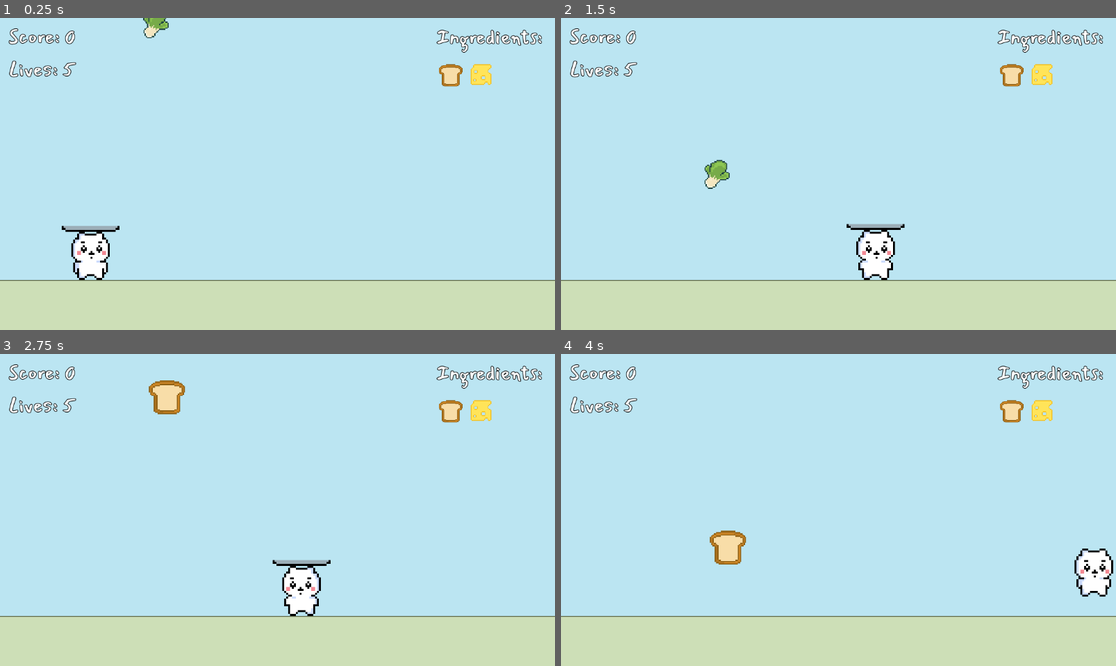
Above: before the commit, frames 1-4 (two rows, left to right).
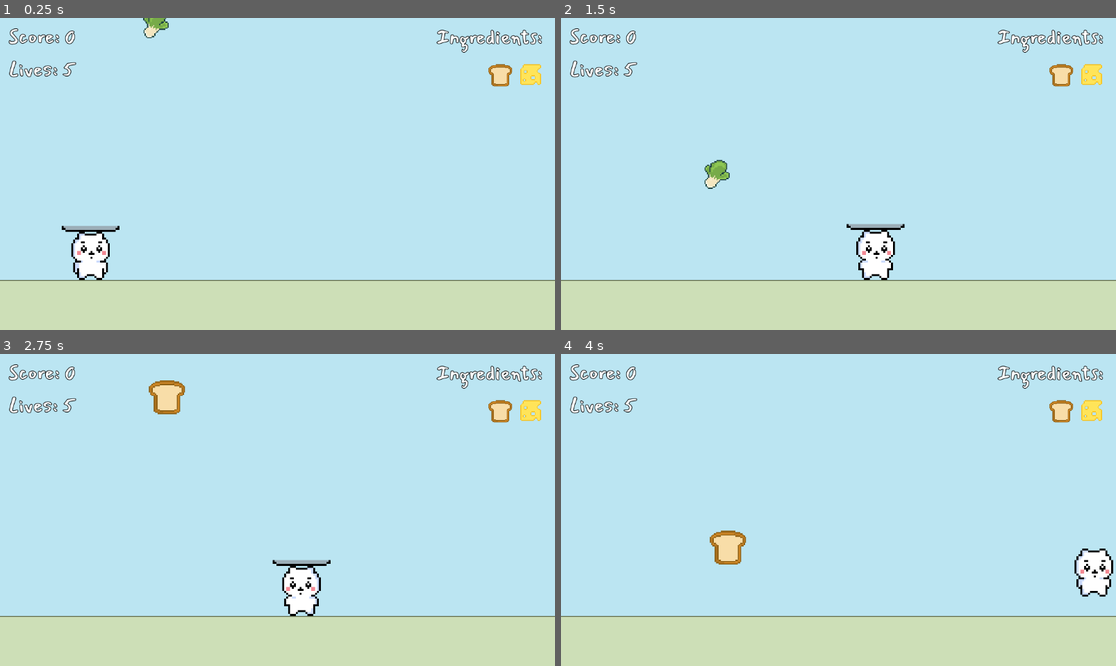
Above: after the commit, the same moments.

Repository: SilentPrincess108/Chiikawa-Platformer
Game: Godot game, scene res://scenes/temp_1.tscn
Same seed, same stepped clock (60 frames per second), same inputs: the game is played once before the commit and once after it. This scene is started directly instead of the project's main scene. Sound files missing from this copy of the repository are replaced by a short silence.
Inputs:
- Up to frame 1 (0.25 s): no input
- Up to frame 2 (1.5 s): tap Enter at 0.5 s; hold D (Right) from 0.53 s (still down); tap Alt at 0.6 s; tap Space (Jump) at 0.77 s; tap Shift at 1.35 s
- Up to frame 3 (2.75 s): tap Space (Jump) at 1.52 s; release D (Right) at 2.03 s; hold A (Left) from 2.03 s (still down); tap Alt at 2.1 s
- Up to frame 4 (4 s): release A (Left) at 2.78 s; hold D (Right) from 2.78 s (still down); tap Shift at 2.85 s; tap Space (Jump) at 3.02, 3.77 s; tap Alt at 3.6 s

The runs differ from the first frame. In frame 1, 1.0% of the frame differs, in the area x 79-98%, y 14-23%; in frame 2, 1.0%; in frame 3, 1.0%; in frame 4, 1.0%.

Commit message:
fixing bug with new rounds

Diff:
--- a/scenes/temp_1.tscn
+++ b/scenes/temp_1.tscn
@@ -110,7 +110,7 @@
 grow_vertical = 2
 size_flags_horizontal = 0
 theme_override_constants/separation = 10
-alignment = 1
+alignment = 2
 
 [node name="item1" type="TextureRect" parent="HUD/Items"]
 layout_mode = 2
@@ -132,5 +132,27 @@
 layout_mode = 2
 expand_mode = 3
 
+[node name="Next" type="Label" parent="HUD"]
+anchors_preset = 8
+anchor_left = 0.5
+anchor_top = 0.5
+anchor_right = 0.5
+anchor_bottom = 0.5
+offset_left = -212.0
+offset_top = -47.5
+offset_right = 212.0
+offset_bottom = 47.5
+grow_horizontal = 2
+grow_vertical = 2
+theme_override_colors/font_outline_color = Color(0, 0, 0, 1)
+theme_override_constants/outline_size = 10
+theme_override_fonts/font = ExtResource("6_of6kg")
+theme_override_font_sizes/font_size = 60
+text = "Next Combo! >>"
+
+[node name="Timer" type="Timer" parent="."]
+wait_time = 1.5
+
 [connection signal="area_entered" from="Player/plate" to="." method="_on_plate_area_entered"]
 [connection signal="on_ground" from="item_boundry" to="." method="_on_item_boundry_on_ground"]
+[connection signal="timeout" from="Timer" to="." method="_on_timer_timeout"]
--- a/scripts/temp_1.gd
+++ b/scripts/temp_1.gd
@@ -5,7 +5,10 @@
 @onready var plate: Area2D = $Player/plate
 @onready var score: Label = $HUD/Score
 @onready var lives: Label = $HUD/Lives
+@onready var next: Label = $HUD/Next
 
+
+@onready var itemBox: HBoxContainer = $HUD/Items
 @onready var item1: TextureRect = $HUD/Items/item1
 @onready var item2: TextureRect = $HUD/Items/item2
 @onready var item3: TextureRect = $HUD/Items/item3
@@ -14,6 +17,8 @@
 
 @onready var items = [item1, item2, item3, item4, item5]
 
+@onready var timer: Timer = $Timer
+
 var pos: int = 0
 var ingredients = preload("res://scenes/ingredient.tscn")
 var item = ingredients.instantiate()
@@ -21,12 +26,15 @@
 var numItems: int = 0
 var itemTypes = ["bread", "cheese", "tomato", "lettuce", "meat-slice"]
 var sandoCombo = {}
+var comboComplete: bool = false
+var rounds: int = 5
 
 func _ready():
 	getPos()
 	add_child(item)
 	setItems()
 	printCombo()
+	next.hide()
 
 
 func _physics_process(delta: float) -> void:
@@ -74,10 +82,14 @@
 
 func checkItem(item):
 	if sandoCombo.has(item.type):
-		print("in combo")
 		if sandoCombo[item.type] == false:
 			Globals.points += 5
 			sandoCombo[item.type] = true
+
+			for num in range(sandoCombo.size()):
+				if items[num].texture == item.texture:
+					items[num].texture = load("res://assets/sprites/" + item.type + "-check.png")
+					break
 		else:
 			Globals.lives -= 1
 	else:
@@ -87,4 +99,42 @@
 		Globals.dead = true
 		player.death()
 
+	#testing
 	printCombo()
+
+	checkCombo()
+	if comboComplete:
+		nextRound()
+
+func checkCombo():
+	for key in sandoCombo:
+		if sandoCombo[key] == false:
+			print("incomplete combo")
+			return
+	print("combo complete")
+	comboComplete = true
+
+func nextRound():
+	itemBox.hide()
+	comboComplete = false
+	sandoCombo.clear()
+	setItems()
+	for e in range(items.size()):
+		items[e].texture = null
+	next.show()
+	timer.start()
+
+func _on_timer_timeout() -> void:
+	next.hide()
+	itemBox.show()
+
+#this code is lwk making me go inside. I'm rlly rlly bored of
+#this project. I'm rlly only completing it for the sake of completing
+#it because I have a habit of starting projects and then abandoning them.
+#How do I make this more exciting? Idk, I'm trying to enjoy the process
+#but the process of making smth I'm not entirely interested in isn't exactly
+#enjoyable. Ik that by doing this, I'm giving myself more experience with godot and
+#whatever but I'd so much rather start making smth else. Writing this as a reflection ig,
+#but I know I just gotta push through. I need to actually make smth complete for once.
+#After a break, I'm going to try and fix this bug. Once it's fixed, I'll move onto adding
+#difficulty to this level and polishing it. Then it should be finished!
Binary file added: assets/sprites/bread-check.png
Not shown, added: assets/sprites/bread-check.png.import
Binary file added: assets/sprites/cheese-check.png
Not shown, added: assets/sprites/cheese-check.png.import
Binary file added: assets/sprites/lettuce-check.png
Not shown, added: assets/sprites/lettuce-check.png.import
Binary file added: assets/sprites/meat-slice-check.png
Not shown, added: assets/sprites/meat-slice-check.png.import
Binary file added: assets/sprites/tomato-check.png
Not shown, added: assets/sprites/tomato-check.png.import
Binary file added: checkmark.aseprite
